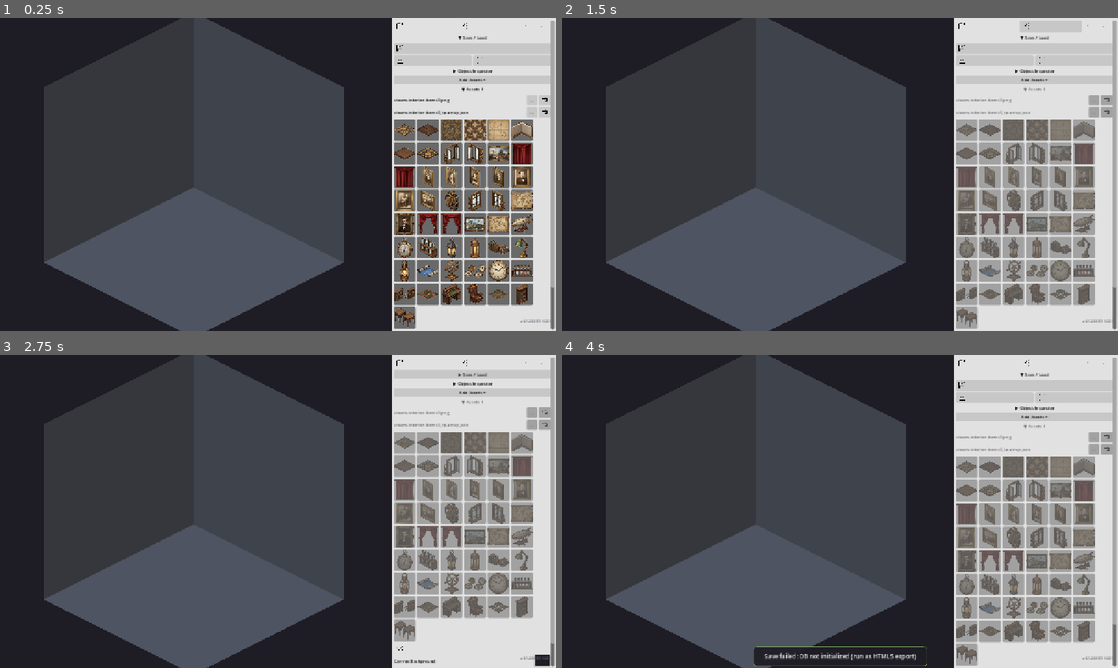
Above: before the commit, frames 1-4 (two rows, left to right).
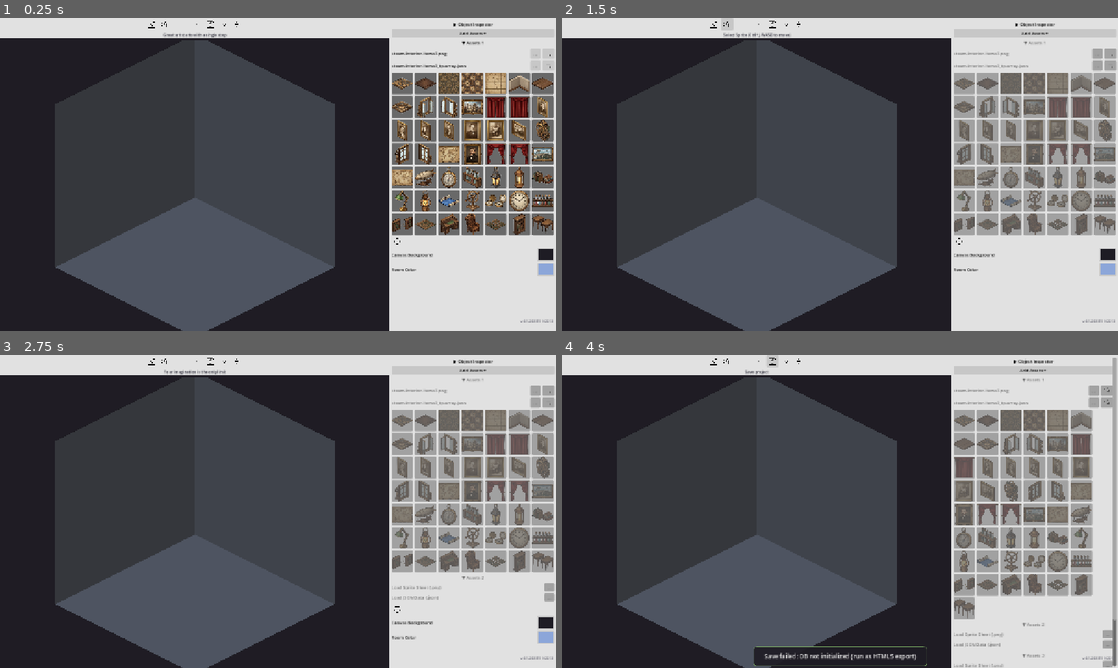
Above: after the commit, the same moments.

Repository: imehesz/two-wall-isometric-world-terrain-constructor-suit
Game: Godot game, scene res://scenes/MainEditor.tscn
The game is run twice, just before and just after one commit, with the same random seed, the same clock (stepped at 60 frames per second) and the same inputs.
Inputs (mouse positions are in pixels of both pictures, inside the frame that each line leads up to; where the layout moved, square brackets give the same spot in the first picture):
- Up to frame 1 (0.25 s): no input
- Up to frame 2 (1.5 s): click (712, 24) [984, 24] at 0.5 s; click (728, 24) [1051, 24] at 1.25 s
- Up to frame 3 (2.75 s): click (472, 373) at 2 s, where only the run before the commit has a clickable "▼ Save / Load"
- Up to frame 4 (4 s): click (1034, 373) at 2.75 s, where only the run before the commit has a clickable "▶ Save / Load"; click (773, 361) [1034, 386] at 3.5 s

The runs differ from the first frame. In frame 1, 32% of the frame differs, in the area x 0-100%, y 0-100%; in frame 2, 29%; in frame 3, 27%; in frame 4, 27%.

Commit message:
Moved actions to the top, cleaned things up a bit

Diff:
--- a/scenes/MainEditor.tscn
+++ b/scenes/MainEditor.tscn
@@ -1,7 +1,6 @@
-[gd_scene load_steps=15 format=3 uid="uid://rnayxcg51itq"]
+[gd_scene load_steps=14 format=3 uid="uid://rnayxcg51itq"]
 
 [ext_resource type="Script" uid="uid://cwjsx3l3cdkfs" path="res://scripts/MainEditor.gd" id="1_script"]
-[ext_resource type="Texture2D" uid="uid://p4evcaqrfeg3" path="res://assets/icons/icon_export.png" id="icon_export"]
 [ext_resource type="Texture2D" uid="uid://d00j5dhhvvuoe" path="res://assets/icons/icon_import.png" id="icon_import"]
 [ext_resource type="Texture2D" uid="uid://dquqrs6jlgb0h" path="res://assets/icons/icon_insert.png" id="icon_insert"]
 [ext_resource type="Texture2D" uid="uid://cyna6dxl77cge" path="res://assets/icons/icon_load.png" id="icon_load"]
@@ -11,8 +10,8 @@
 [ext_resource type="Texture2D" uid="uid://b6nmug1ga4ogs" path="res://assets/icons/icon_settings.png" id="icon_settings"]
 [ext_resource type="Texture2D" uid="uid://cbblgtc7fg044" path="res://assets/icons/icon_undo.png" id="icon_undo"]
 
-[sub_resource type="StyleBoxFlat" id="StyleBoxFlat_canvas"]
-bg_color = Color(0.12, 0.11, 0.14, 1)
+[sub_resource type="StyleBoxFlat" id="StyleBoxFlat_toolbar_bg"]
+bg_color = Color(0.88, 0.88, 0.88, 1)
 
 [sub_resource type="StyleBoxFlat" id="StyleBoxFlat_btn_hover"]
 content_margin_left = 4.0
@@ -60,30 +59,101 @@
 anchor_bottom = 1.0
 grow_horizontal = 2
 grow_vertical = 2
-
-[node name="CanvasPanel" type="PanelContainer" parent="HSplitContainer"]
+theme_override_constants/separation = 0
+dragger_visibility = 2
+
+[node name="CanvasPanel" type="MarginContainer" parent="HSplitContainer"]
 unique_name_in_owner = true
 custom_minimum_size = Vector2(400, 0)
 layout_mode = 2
 size_flags_horizontal = 3
 size_flags_stretch_ratio = 7.0
-theme_override_styles/panel = SubResource("StyleBoxFlat_canvas")
-
-[node name="SubViewportContainer" type="SubViewportContainer" parent="HSplitContainer/CanvasPanel"]
+
+[node name="VBox" type="VBoxContainer" parent="HSplitContainer/CanvasPanel"]
+layout_mode = 2
+size_flags_horizontal = 3
+size_flags_vertical = 3
+
+[node name="ToolbarBg" type="PanelContainer" parent="HSplitContainer/CanvasPanel/VBox"]
+layout_mode = 2
+size_flags_horizontal = 3
+theme_override_styles/panel = SubResource("StyleBoxFlat_toolbar_bg")
+
+[node name="CenterContainer" type="CenterContainer" parent="HSplitContainer/CanvasPanel/VBox/ToolbarBg"]
+layout_mode = 2
+
+[node name="CanvasToolbar" type="HBoxContainer" parent="HSplitContainer/CanvasPanel/VBox/ToolbarBg/CenterContainer"]
+unique_name_in_owner = true
+layout_mode = 2
+theme = SubResource("Theme_panel")
+theme_override_constants/separation = 4
+
+[node name="InsertButton" type="Button" parent="HSplitContainer/CanvasPanel/VBox/ToolbarBg/CenterContainer/CanvasToolbar"]
+unique_name_in_owner = true
+layout_mode = 2
+tooltip_text = "Insert Sprite (Ctrl+i)"
+icon = ExtResource("icon_insert")
+flat = true
+
+[node name="SelectButton" type="Button" parent="HSplitContainer/CanvasPanel/VBox/ToolbarBg/CenterContainer/CanvasToolbar"]
+unique_name_in_owner = true
+layout_mode = 2
+tooltip_text = "Select Sprite (Ctrl+j, WASD to move)"
+icon = ExtResource("icon_select")
+flat = true
+
+[node name="UndoButton" type="Button" parent="HSplitContainer/CanvasPanel/VBox/ToolbarBg/CenterContainer/CanvasToolbar"]
+unique_name_in_owner = true
+custom_minimum_size = Vector2(32, 0)
+layout_mode = 2
+tooltip_text = "Undo (Ctrl+z)"
+icon = ExtResource("icon_undo")
+flat = true
+
+[node name="RedoButton" type="Button" parent="HSplitContainer/CanvasPanel/VBox/ToolbarBg/CenterContainer/CanvasToolbar"]
+unique_name_in_owner = true
+custom_minimum_size = Vector2(32, 0)
+layout_mode = 2
+tooltip_text = "Redo (Ctrl+y)"
+icon = ExtResource("icon_redo")
+flat = true
+
+[node name="SaveButton" type="Button" parent="HSplitContainer/CanvasPanel/VBox/ToolbarBg/CenterContainer/CanvasToolbar"]
+unique_name_in_owner = true
+layout_mode = 2
+tooltip_text = "Save project"
+icon = ExtResource("icon_save")
+flat = true
+
+[node name="DownloadBackupButton" type="Button" parent="HSplitContainer/CanvasPanel/VBox/ToolbarBg/CenterContainer/CanvasToolbar"]
+unique_name_in_owner = true
+layout_mode = 2
+tooltip_text = "Download backup"
+icon = ExtResource("icon_load")
+flat = true
+
+[node name="ImportBackupButton" type="Button" parent="HSplitContainer/CanvasPanel/VBox/ToolbarBg/CenterContainer/CanvasToolbar"]
+unique_name_in_owner = true
+layout_mode = 2
+tooltip_text = "Import backup"
+icon = ExtResource("icon_import")
+flat = true
+
+[node name="SubViewportContainer" type="SubViewportContainer" parent="HSplitContainer/CanvasPanel/VBox"]
 unique_name_in_owner = true
 layout_mode = 2
 size_flags_horizontal = 3
 size_flags_vertical = 3
 stretch = true
 
-[node name="SubViewport" type="SubViewport" parent="HSplitContainer/CanvasPanel/SubViewportContainer"]
+[node name="SubViewport" type="SubViewport" parent="HSplitContainer/CanvasPanel/VBox/SubViewportContainer"]
 unique_name_in_owner = true
 transparent_bg = true
 handle_input_locally = false
-size = Vector2i(890, 720)
+size = Vector2i(896, 692)
 render_target_update_mode = 4
 
-[node name="CanvasBackground" type="ColorRect" parent="HSplitContainer/CanvasPanel/SubViewportContainer/SubViewport"]
+[node name="CanvasBackground" type="ColorRect" parent="HSplitContainer/CanvasPanel/VBox/SubViewportContainer/SubViewport"]
 unique_name_in_owner = true
 visible = false
 anchors_preset = 15
@@ -94,25 +164,25 @@
 mouse_filter = 2
 color = Color(0.12, 0.11, 0.14, 1)
 
-[node name="Camera2D" type="Camera2D" parent="HSplitContainer/CanvasPanel/SubViewportContainer/SubViewport"]
+[node name="Camera2D" type="Camera2D" parent="HSplitContainer/CanvasPanel/VBox/SubViewportContainer/SubViewport"]
 position = Vector2(0, -150)
 
-[node name="FloorPolygon" type="Polygon2D" parent="HSplitContainer/CanvasPanel/SubViewportContainer/SubViewport"]
+[node name="FloorPolygon" type="Polygon2D" parent="HSplitContainer/CanvasPanel/VBox/SubViewportContainer/SubViewport"]
 unique_name_in_owner = true
 color = Color(0.18, 0.25, 0.38, 1)
 polygon = PackedVector2Array(0, -150, 300, 0, 0, 150, -300, 0)
 
-[node name="WallBackPolygon" type="Polygon2D" parent="HSplitContainer/CanvasPanel/SubViewportContainer/SubViewport"]
+[node name="WallBackPolygon" type="Polygon2D" parent="HSplitContainer/CanvasPanel/VBox/SubViewportContainer/SubViewport"]
 unique_name_in_owner = true
 color = Color(0.14, 0.19, 0.3, 1)
 polygon = PackedVector2Array(0, -150, 300, 0, 300, -350, 0, -500)
 
-[node name="WallLeftPolygon" type="Polygon2D" parent="HSplitContainer/CanvasPanel/SubViewportContainer/SubViewport"]
+[node name="WallLeftPolygon" type="Polygon2D" parent="HSplitContainer/CanvasPanel/VBox/SubViewportContainer/SubViewport"]
 unique_name_in_owner = true
 color = Color(0.11, 0.15, 0.24, 1)
 polygon = PackedVector2Array(-300, 0, 0, -150, 0, -500, -300, -350)
 
-[node name="RoomOutline" type="Line2D" parent="HSplitContainer/CanvasPanel/SubViewportContainer/SubViewport"]
+[node name="RoomOutline" type="Line2D" parent="HSplitContainer/CanvasPanel/VBox/SubViewportContainer/SubViewport"]
 unique_name_in_owner = true
 visible = false
 z_index = 1
@@ -120,7 +190,7 @@
 width = 2.0
 default_color = Color(0.55, 0.65, 0.85, 1)
 
-[node name="AssetDropZone" type="Node2D" parent="HSplitContainer/CanvasPanel/SubViewportContainer/SubViewport"]
+[node name="AssetDropZone" type="Node2D" parent="HSplitContainer/CanvasPanel/VBox/SubViewportContainer/SubViewport"]
 unique_name_in_owner = true
 
 [node name="ControlPanel" type="PanelContainer" parent="HSplitContainer"]
@@ -142,87 +212,6 @@
 size_flags_horizontal = 3
 theme_override_constants/separation = 2
 
-[node name="Toolbar" type="HBoxContainer" parent="HSplitContainer/ControlPanel/ScrollContainer/MainVBox"]
-unique_name_in_owner = true
-layout_mode = 2
-size_flags_horizontal = 3
-theme_override_constants/separation = 4
-
-[node name="InsertButton" type="Button" parent="HSplitContainer/ControlPanel/ScrollContainer/MainVBox/Toolbar"]
-unique_name_in_owner = true
-layout_mode = 2
-size_flags_horizontal = 3
-tooltip_text = "Insert sprite"
-icon = ExtResource("icon_insert")
-flat = true
-
-[node name="SelectButton" type="Button" parent="HSplitContainer/ControlPanel/ScrollContainer/MainVBox/Toolbar"]
-unique_name_in_owner = true
-layout_mode = 2
-size_flags_horizontal = 3
-tooltip_text = "Select sprite"
-icon = ExtResource("icon_select")
-flat = true
-
-[node name="UndoButton" type="Button" parent="HSplitContainer/ControlPanel/ScrollContainer/MainVBox/Toolbar"]
-unique_name_in_owner = true
-custom_minimum_size = Vector2(32, 0)
-layout_mode = 2
-tooltip_text = "Undo"
-icon = ExtResource("icon_undo")
-flat = true
-
-[node name="RedoButton" type="Button" parent="HSplitContainer/ControlPanel/ScrollContainer/MainVBox/Toolbar"]
-unique_name_in_owner = true
-custom_minimum_size = Vector2(32, 0)
-layout_mode = 2
-tooltip_text = "Redo"
-icon = ExtResource("icon_redo")
-flat = true
-
-[node name="SaveLoadSection" type="VBoxContainer" parent="HSplitContainer/ControlPanel/ScrollContainer/MainVBox"]
-layout_mode = 2
-size_flags_horizontal = 3
-
-[node name="HeaderButton" type="Button" parent="HSplitContainer/ControlPanel/ScrollContainer/MainVBox/SaveLoadSection"]
-layout_mode = 2
-size_flags_horizontal = 3
-tooltip_text = "Save / Load"
-text = "▼ Save / Load"
-flat = true
-clip_text = true
-
-[node name="Content" type="VBoxContainer" parent="HSplitContainer/ControlPanel/ScrollContainer/MainVBox/SaveLoadSection"]
-layout_mode = 2
-size_flags_horizontal = 3
-
-[node name="SaveRow" type="HBoxContainer" parent="HSplitContainer/ControlPanel/ScrollContainer/MainVBox/SaveLoadSection/Content"]
-layout_mode = 2
-
-[node name="SaveButton" type="Button" parent="HSplitContainer/ControlPanel/ScrollContainer/MainVBox/SaveLoadSection/Content/SaveRow"]
-unique_name_in_owner = true
-layout_mode = 2
-size_flags_horizontal = 3
-tooltip_text = "Save project"
-icon = ExtResource("icon_save")
-
-[node name="BackupRow" type="HBoxContainer" parent="HSplitContainer/ControlPanel/ScrollContainer/MainVBox/SaveLoadSection/Content"]
-layout_mode = 2
-
-[node name="DownloadBackupButton" type="Button" parent="HSplitContainer/ControlPanel/ScrollContainer/MainVBox/SaveLoadSection/Content/BackupRow"]
-unique_name_in_owner = true
-layout_mode = 2
-size_flags_horizontal = 3
-tooltip_text = "Download backup"
-icon = ExtResource("icon_load")
-
-[node name="ImportBackupButton" type="Button" parent="HSplitContainer/ControlPanel/ScrollContainer/MainVBox/SaveLoadSection/Content/BackupRow"]
-unique_name_in_owner = true
-layout_mode = 2
-size_flags_horizontal = 3
-tooltip_text = "Import backup"
-icon = ExtResource("icon_import")
-
 [node name="ObjectInspectorSection" type="VBoxContainer" parent="HSplitContainer/ControlPanel/ScrollContainer/MainVBox"]
 unique_name_in_owner = true
 layout_mode = 2
@@ -298,26 +287,3 @@
 layout_mode = 2
 color = Color(0.55, 0.65, 0.85, 1)
 edit_alpha = false
-
-[node name="ExporterSection" type="VBoxContainer" parent="HSplitContainer/ControlPanel/ScrollContainer/MainVBox"]
-layout_mode = 2
-size_flags_horizontal = 3
-
-[node name="HeaderButton" type="Button" parent="HSplitContainer/ControlPanel/ScrollContainer/MainVBox/ExporterSection"]
-layout_mode = 2
-size_flags_horizontal = 3
-tooltip_text = "Exporter"
-text = "▶ Exporter"
-flat = true
-clip_text = true
-
-[node name="Content" type="VBoxContainer" parent="HSplitContainer/ControlPanel/ScrollContainer/MainVBox/ExporterSection"]
-visible = false
-layout_mode = 2
-size_flags_horizontal = 3
-
-[node name="ExportJSONButton" type="Button" parent="HSplitContainer/ControlPanel/ScrollContainer/MainVBox/ExporterSection/Content"]
-unique_name_in_owner = true
-layout_mode = 2
-tooltip_text = "Export JSON layout"
-icon = ExtResource("icon_export")
--- a/scripts/MainEditor.gd
+++ b/scripts/MainEditor.gd
@@ -1,6 +1,26 @@
 extends "res://scripts/editor_base.gd"
 ## Two-Wall Isometric Terrain Constructor — Main Editor
 ## UI setup, tools, selection, indicators, inspector, assets, save/load.
+
+var _toolbar_help_label: Label
+
+const _INSPIRATIONS := [
+	"Create something beautiful today",
+	"Every great world starts with one tile",
+	"Your imagination is the only limit",
+	"Build worlds, tell stories",
+	"Pixels become places",
+	"Design the impossible",
+	"Where will your journey begin?",
+	"Every detail matters",
+	"Dream it, build it",
+	"The canvas is yours",
+	"Make something wonderful",
+	"Great art starts with a single step",
+	"Your world, your rules",
+	"Let creativity flow",
+	"Every scene tells a story",
+]
 
 
 # ════════════════════════════════════════════════════════════
@@ -30,13 +50,44 @@
 	call_deferred("_load_settings")
 	call_deferred("_init_db")
 
-	# Phase 6/7: Wire buttons
-	export_json_button.pressed.connect(_export_json)
+	# Phase 7: Wire buttons
 	save_button.pressed.connect(_on_save_pressed)
 	download_backup_button.pressed.connect(_export_twiwcs)
 	import_backup_button.pressed.connect(_import_twiwcs)
 
 	_setup_save_load_dialogs()
+
+	# Inline toolbar help label — shows button description below icons on hover
+	# Restructure: VBox with buttons on top, help text centered below.
+	_toolbar_help_label = Label.new()
+	_toolbar_help_label.add_theme_font_size_override("font_size", 9)
+	_toolbar_help_label.add_theme_color_override("font_color", Color(0.15, 0.15, 0.2, 1))
+	_toolbar_help_label.horizontal_alignment = HORIZONTAL_ALIGNMENT_CENTER
+	_toolbar_help_label.visible = true
+	_toolbar_help_label.custom_minimum_size.y = 5
+	var sb_label := StyleBoxFlat.new()
+	sb_label.bg_color = Color(0.88, 0.88, 0.88, 1)
+	sb_label.set_content_margin_all(6)
+	sb_label.content_margin_top = 0
+	sb_label.content_margin_bottom = 0
+	_toolbar_help_label.add_theme_stylebox_override("normal", sb_label)
+	var toolbar_bg = %CanvasToolbar.get_parent().get_parent()  # ToolbarBg
+	var center_ct = %CanvasToolbar.get_parent()  # CenterContainer
+	toolbar_bg.remove_child(center_ct)
+	var outer_vbox = VBoxContainer.new()
+	outer_vbox.size_flags_horizontal = Control.SIZE_EXPAND_FILL
+	center_ct.size_flags_horizontal = Control.SIZE_EXPAND_FILL
+	outer_vbox.add_child(center_ct)
+	outer_vbox.add_child(_toolbar_help_label)
+	toolbar_bg.add_child(outer_vbox)
+	var _tb_btns := [insert_button, select_button, undo_button, redo_button,
+		save_button, download_backup_button, import_backup_button]
+	for btn in _tb_btns:
+		var desc: String = btn.tooltip_text
+		btn.tooltip_text = ""
+		btn.mouse_entered.connect(func(): _toolbar_help_label.text = desc)
+		btn.mouse_exited.connect(func(): _toolbar_help_label.text = _random_inspiration())
+	_toolbar_help_label.text = _random_inspiration()
 
 	# Version label (bottom-right)
 	var dt = Time.get_datetime_dict_from_system()
@@ -52,6 +103,14 @@
 	version_label.add_theme_font_size_override("font_size", 8)
 	version_label.add_theme_color_override("font_color", Color(0.4, 0.4, 0.45))
 	add_child(version_label)
+
+
+# ════════════════════════════════════════════════════════════
+# Inspiration messages
+# ════════════════════════════════════════════════════════════
+
+func _random_inspiration() -> String:
+	return _INSPIRATIONS[randi() % _INSPIRATIONS.size()]
 
 
 # ════════════════════════════════════════════════════════════
@@ -1319,33 +1378,6 @@
 			"locked": sprite.get_meta("locked", false),
 		})
 	return JSON.stringify({"layout_version": "1.0", "objects": objects})
-
-
-func _export_json() -> void:
-	var json_str = _serialize_layout()
-	if OS.has_feature("web"):
-		if JavaScriptBridge:
-			JavaScriptBridge.eval("""(function() {
-				var s = %s;
-				var blob = new Blob([s], {type: 'application/json'});
-				var url = URL.createObjectURL(blob);
-				var a = document.createElement('a');
-				a.href = url;
-				a.download = 'map_layout.json';
-				document.body.appendChild(a);
-				a.click();
-				document.body.removeChild(a);
-				URL.revokeObjectURL(url);
-			})();""" % json_str)
-	else:
-		var dialog := FileDialog.new()
-		dialog.file_mode = FileDialog.FILE_MODE_SAVE_FILE
-		dialog.access = FileDialog.ACCESS_FILESYSTEM
-		dialog.filters = PackedStringArray(["*.json;JSON Data"])
-		dialog.file_selected.connect(func(path): _write_json_file(path, json_str); dialog.queue_free())
-		dialog.canceled.connect(func(): dialog.queue_free())
-		add_child(dialog)
-		dialog.popup_centered(Vector2i(800, 600))
 
 
 func _write_json_file(path: String, json_str: String) -> void:
--- a/scripts/editor_base.gd
+++ b/scripts/editor_base.gd
@@ -5,7 +5,7 @@
 # ── References ───────────────────────────────────────────────
 @onready var sub_viewport: SubViewport = %SubViewport
 @onready var sub_viewport_container: SubViewportContainer = %SubViewportContainer
-@onready var canvas_panel: PanelContainer = %CanvasPanel
+@onready var canvas_panel: MarginContainer = %CanvasPanel
 @onready var canvas_bg_color: ColorPickerButton = %CanvasBgColorPicker
 @onready var room_color_picker: ColorPickerButton = %RoomColorPicker
 @onready var canvas_background: ColorRect = %CanvasBackground
@@ -18,15 +18,13 @@
 @onready var asset_sections_container: VBoxContainer = %AssetSectionsContainer
 @onready var main_vbox: VBoxContainer = %MainVBox
 # Phase 4 references
-@onready var toolbar: HBoxContainer = %Toolbar
 @onready var insert_button: Button = %InsertButton
 @onready var select_button: Button = %SelectButton
 @onready var undo_button: Button = %UndoButton
 @onready var redo_button: Button = %RedoButton
 @onready var inspector_section: VBoxContainer = %ObjectInspectorSection
 @onready var inspector_content: VBoxContainer = inspector_section.get_node("Content")
-# Phase 6/7 references
-@onready var export_json_button: Button = %ExportJSONButton
+# Phase 7 references
 @onready var save_button: Button = %SaveButton
 @onready var download_backup_button: Button = %DownloadBackupButton
 @onready var import_backup_button: Button = %ImportBackupButton
Not shown, changed: CHANGELOG.html
Not shown, removed: scenes/MainEditor.tscn4070924054.tmp
